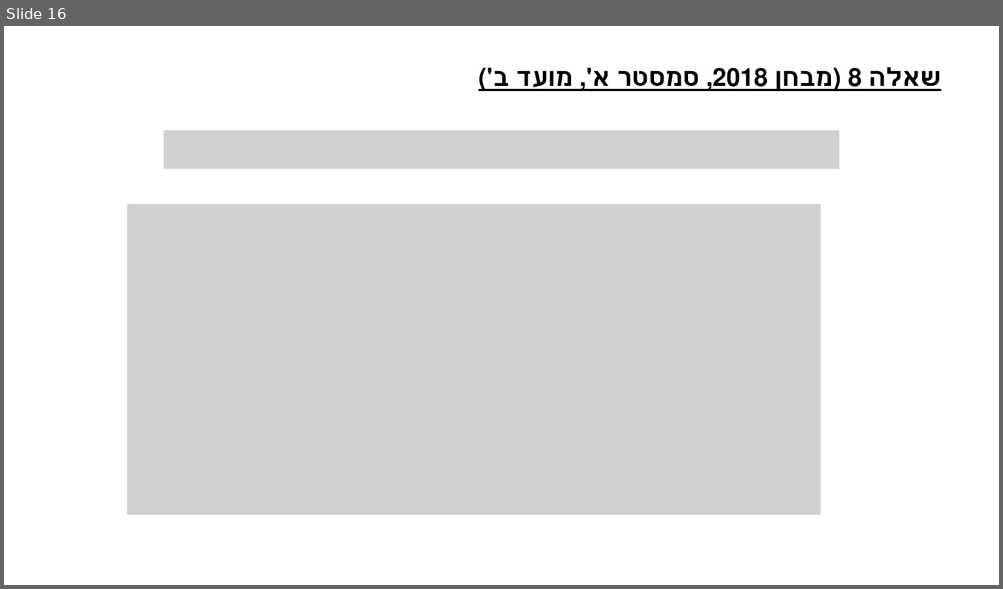
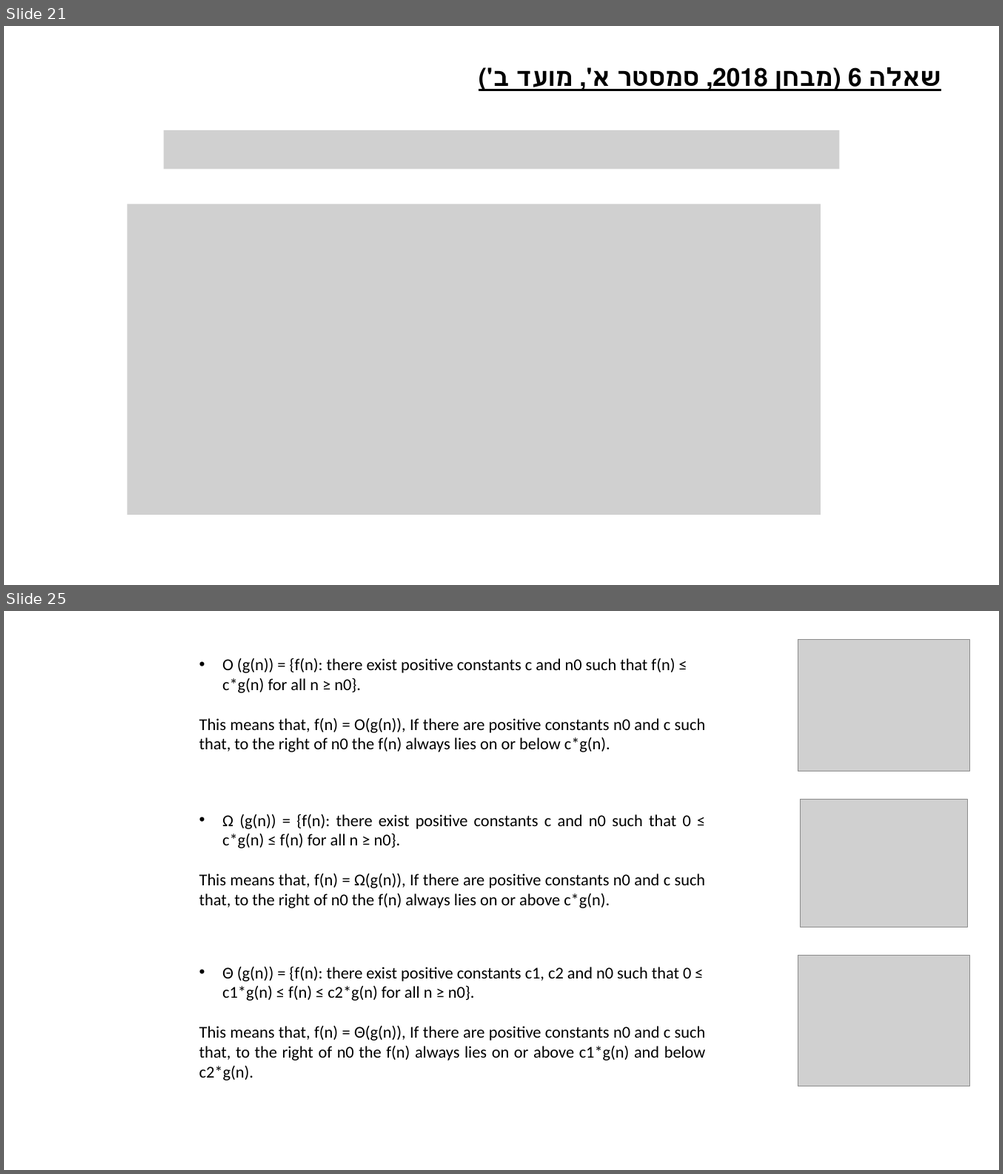
Before and after one commit to GenadyKogan/Data-Structures, a slide deck: t-02-asimptotic-notation/02-Asymptotic Notation.pptx. Shown one above the other, each under a label of ours: slide 16 before the commit, slides 21 and 25 after it; the slides between them are not shown. The pictures are 1003x589 and 1003x1174 pixels, drawn with LibreOffice and Linux fonts; fonts in the diff are those of the drawing; grey boxes stand for pictures; background and template pictures are left out. Boxes give left, top, right and bottom in pixels: in the first picture for what was removed or moved away, otherwise in the second. Text is boxed around its words. In the diff, an @@ line names an element or a change of style, - is before the commit and + after.

```diff
--- a/t-02-asimptotic-notation/02-Asymptotic Notation.pptx
+++ b/t-02-asimptotic-notation/02-Asymptotic Notation.pptx
@@ slide 25 added at [4, 611, 999, 1170], background picture (left out) @@
@@ picture added at [798, 640, 970, 772] @@
@@ text added at [199, 658, 706, 752], 16 pt, text #000000 @@
+• O (g(n)) = {f(n): there exist positive constants c and n0 such that f(n) ≤ c*g(n) for all n ≥ n0}.
+This means that, f(n) = O(g(n)), If there are positive constants n0 and c such that, to the right of n0 the f(n) always lies on or below c*g(n).
@@ picture added at [800, 800, 967, 927] @@
@@ text added at [199, 814, 706, 908], 16 pt, text #000000 @@
+• Ω (g(n)) = {f(n): there exist positive constants c and n0 such that 0 ≤ c*g(n) ≤ f(n) for all n ≥ n0}.
+This means that, f(n) = Ω(g(n)), If there are positive constants n0 and c such that, to the right of n0 the f(n) always lies on or above c*g(n).
@@ picture added at [798, 956, 970, 1087] @@
@@ text added at [199, 966, 706, 1081], 16 pt, text #000000 @@
+• Θ (g(n)) = {f(n): there exist positive constants c1, c2 and n0 such that 0 ≤ c1*g(n) ≤ f(n) ≤ c2*g(n) for all n ≥ n0}.
+This means that, f(n) = Θ(g(n)), If there are positive constants n0 and c such that, to the right of n0 the f(n) always lies on or above c1*g(n) and below c2*g(n).
@@ what was slide 16 is now slide 21 @@
```
Also in this commit, not shown: 4 other slides changed, 19 other slides added, 15 slides removed, 4 other files.
